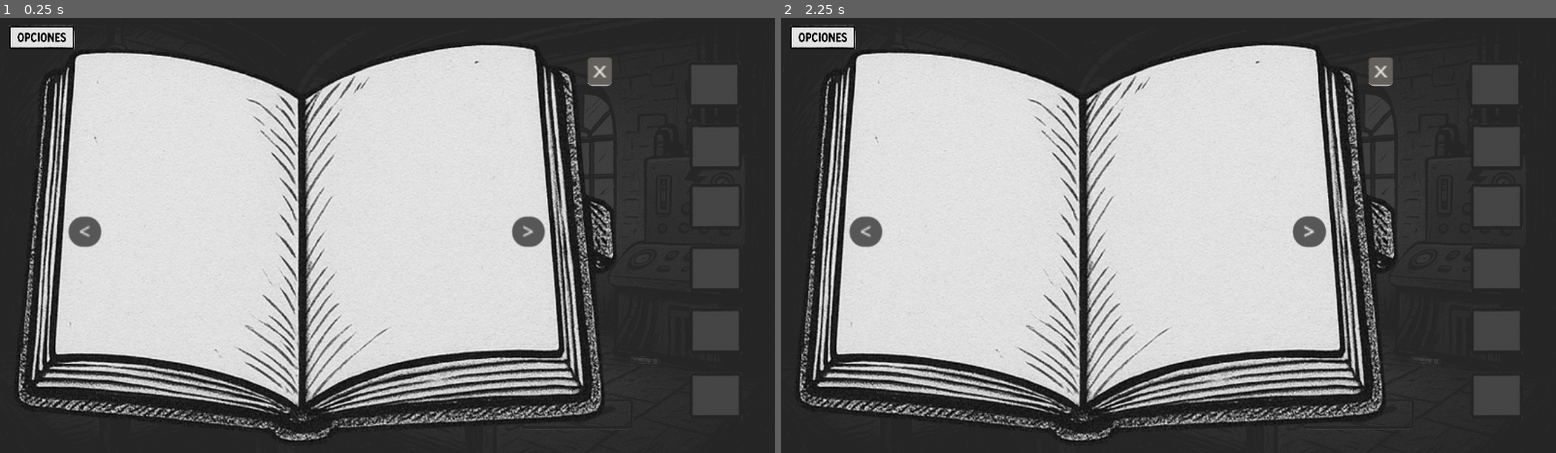
Above: before the commit, frames 1-2 (left to right).
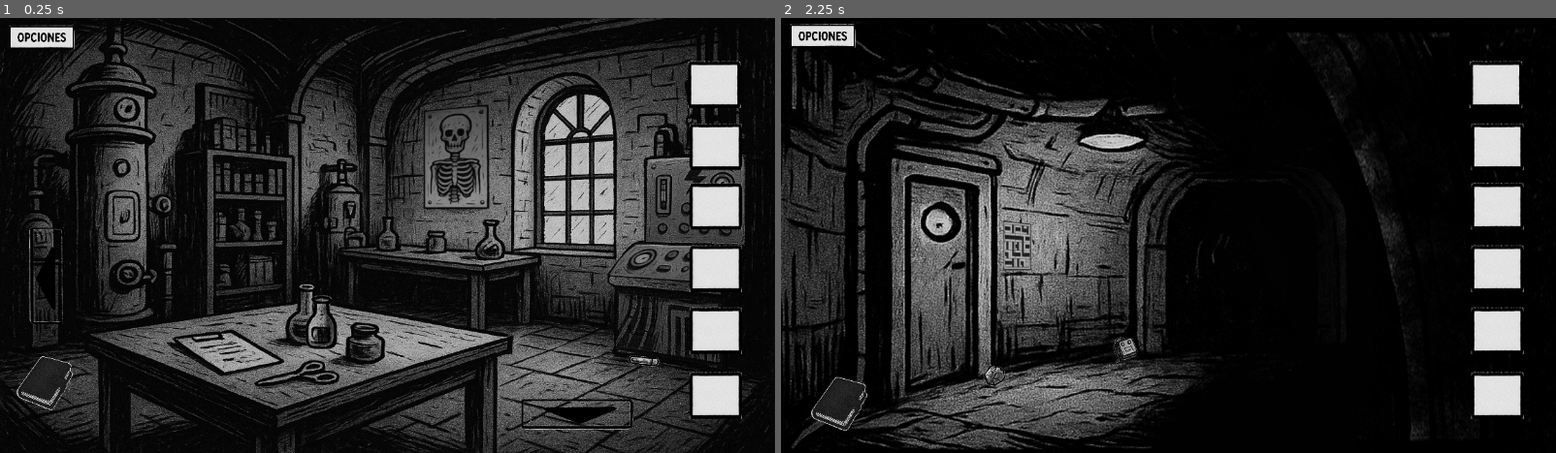
Above: after the commit, the same moments.

Repository: MicaelaEdith/godot-2d
Game: Godot game, scene res://Capitulo2.tscn
Same seed, same stepped clock (60 frames per second), same inputs: the game is played once before the commit and once after it. This scene is started directly instead of the project's main scene.
Inputs (mouse positions are in pixels of both pictures, inside the frame that each line leads up to):
- Up to frame 1 (0.25 s): no input
- Up to frame 2 (2.25 s): click (866, 235) at 0.5 s, where only the run before the commit has a clickable "<"; click (1308, 235) at 1.25 s, where only the run before the commit has a clickable ">"; click (1315, 405) at 2 s

The runs differ from the first frame. In frame 1, 82% of the frame differs, in the area x 0-100%, y 0-100%; in frame 2, 91%.

Commit message:
paso hojas libreta, script e imagenes

Diff:
--- a/Capitulo1.tscn
+++ b/Capitulo1.tscn
@@ -28,9 +28,12 @@
 [ext_resource type="Texture2D" uid="uid://3ss3yjm8dfkm" path="res://assets/fondos-escenas/menu opciones.png" id="25_judj0"]
 [ext_resource type="Script" uid="uid://bfw2ecnhxedp0" path="res://scripts/btn-libreta.gd" id="26_5txkl"]
 [ext_resource type="Script" uid="uid://4ju2g4sjm0ue" path="res://scripts/opciones.gd" id="26_ndkbp"]
+[ext_resource type="Texture2D" uid="uid://kb0ndoilqke7" path="res://assets/libreta-0.png" id="27_ogpdh"]
 [ext_resource type="Script" uid="uid://dwrqtt3rae8ng" path="res://scripts/btns.gd" id="27_sjqmj"]
+[ext_resource type="Texture2D" uid="uid://buh0rynj2ky88" path="res://assets/libreta-1.png" id="28_gwcpy"]
 [ext_resource type="Texture2D" uid="uid://cur4t0uemu2g6" path="res://assets/btnOpciones.png" id="28_md1dm"]
 [ext_resource type="Texture2D" uid="uid://bv3b75l06pcwr" path="res://assets/btnOpciones_ok.png" id="29_5txkl"]
+[ext_resource type="Texture2D" uid="uid://doikq1mausg6k" path="res://assets/libreta-2.png" id="29_mq2b3"]
 [ext_resource type="Texture2D" uid="uid://be2kn83qoxtrd" path="res://assets/btnOpciones_press.png" id="30_4fbd5"]
 
 [sub_resource type="StyleBoxEmpty" id="3"]
@@ -173,17 +176,17 @@
 texture = ExtResource("5")
 region_rect = Rect2(0, 0, 550, 470)
 
-[sub_resource type="StyleBoxEmpty" id="StyleBoxEmpty_usbpn"]
-
-[sub_resource type="StyleBoxEmpty" id="StyleBoxEmpty_0845a"]
+[sub_resource type="StyleBoxEmpty" id="StyleBoxEmpty_dqfho"]
+
+[sub_resource type="StyleBoxEmpty" id="StyleBoxEmpty_ufin0"]
+
+[sub_resource type="StyleBoxFlat" id="StyleBoxFlat_usbpn"]
+bg_color = Color(0.6, 0.6, 0.6, 0)
+
+[sub_resource type="StyleBoxFlat" id="StyleBoxFlat_0845a"]
+bg_color = Color(0.898039, 0.858824, 0.803922, 0)
 
 [sub_resource type="StyleBoxFlat" id="StyleBoxFlat_6j1yl"]
-bg_color = Color(0.6, 0.6, 0.6, 0)
-
-[sub_resource type="StyleBoxFlat" id="StyleBoxFlat_maio5"]
-bg_color = Color(0.898039, 0.858824, 0.803922, 0)
-
-[sub_resource type="StyleBoxFlat" id="StyleBoxFlat_2y37h"]
 bg_color = Color(0.388235, 0.376471, 0.356863, 1)
 border_width_bottom = 1
 corner_radius_top_left = 3
@@ -203,8 +206,24 @@
 corner_radius_bottom_left = 50
 corner_detail = 10
 
+[sub_resource type="StyleBoxFlat" id="StyleBoxFlat_2y37h"]
+bg_color = Color(0.341176, 0.341176, 0.341176, 1)
+corner_radius_top_left = 50
+corner_radius_top_right = 50
+corner_radius_bottom_right = 50
+corner_radius_bottom_left = 50
+corner_detail = 10
+
+[sub_resource type="StyleBoxFlat" id="StyleBoxFlat_stucp"]
+bg_color = Color(0.76662, 0.766619, 0.76662, 1)
+corner_radius_top_left = 50
+corner_radius_top_right = 50
+corner_radius_bottom_right = 50
+corner_radius_bottom_left = 50
+corner_detail = 10
+
 [sub_resource type="StyleBoxFlat" id="StyleBoxFlat_jkesk"]
-bg_color = Color(0.76662, 0.766619, 0.76662, 1)
+bg_color = Color(0.341176, 0.341176, 0.341176, 1)
 corner_radius_top_left = 50
 corner_radius_top_right = 50
 corner_radius_bottom_right = 50
@@ -908,19 +927,55 @@
 [node name="fondo-libreta" type="ColorRect" parent="."]
 visible = false
 offset_left = -38.0
-offset_top = -43.0
+offset_top = -45.0
 offset_right = 2.0
-offset_bottom = -3.0
+offset_bottom = -4.99997
 scale = Vector2(29.594, 16.8703)
 color = Color(0.168627, 0.168627, 0.168627, 0.858824)
 
 [node name="Libreta" type="TextureRect" parent="fondo-libreta"]
+layout_mode = 0
 offset_left = 1.0813
 offset_top = 2.45131
 offset_right = 701.081
 offset_bottom = 452.451
 scale = Vector2(0.0440265, 0.0822041)
 texture = ExtResource("18")
+script = ExtResource("26_5txkl")
+
+[node name="hoja1" type="TextureRect" parent="fondo-libreta/Libreta"]
+layout_mode = 0
+offset_right = 40.0
+offset_bottom = 40.0
+texture = ExtResource("27_ogpdh")
+
+[node name="hoja2" type="TextureRect" parent="fondo-libreta/Libreta"]
+visible = false
+layout_mode = 0
+offset_left = 16.1176
+offset_top = 20.6559
+offset_right = 56.1176
+offset_bottom = 60.6559
+scale = Vector2(16.2927, 9.82715)
+texture = ExtResource("28_gwcpy")
+expand_mode = 1
+
+[node name="hoja3" type="TextureRect" parent="fondo-libreta/Libreta"]
+visible = false
+layout_mode = 0
+offset_left = 16.1176
+offset_top = 20.6559
+offset_right = 56.1176
+offset_bottom = 60.6559
+scale = Vector2(16.2927, 9.82715)
+texture = ExtResource("29_mq2b3")
+expand_mode = 1
+
+[node name="hoja4" type="TextureRect" parent="fondo-libreta/Libreta"]
+layout_mode = 0
+offset_right = 700.0
+offset_bottom = 450.0
+texture = ExtResource("27_ogpdh")
 
 [node name="btn-salir" type="Button" parent="fondo-libreta/Libreta"]
 layout_mode = 0
@@ -929,32 +984,16 @@
 offset_right = 676.026
 offset_bottom = 48.5783
 scale = Vector2(1.52528, 1.02132)
-theme_override_styles/focus = SubResource("StyleBoxEmpty_usbpn")
-theme_override_styles/disabled = SubResource("StyleBoxEmpty_0845a")
-theme_override_styles/hover = SubResource("StyleBoxFlat_6j1yl")
-theme_override_styles/pressed = SubResource("StyleBoxFlat_maio5")
-theme_override_styles/normal = SubResource("StyleBoxFlat_2y37h")
+theme_override_styles/focus = SubResource("StyleBoxEmpty_dqfho")
+theme_override_styles/disabled = SubResource("StyleBoxEmpty_ufin0")
+theme_override_styles/hover = SubResource("StyleBoxFlat_usbpn")
+theme_override_styles/pressed = SubResource("StyleBoxFlat_0845a")
+theme_override_styles/normal = SubResource("StyleBoxFlat_6j1yl")
 text = "X"
 script = ExtResource("11")
 puzzle_node_path = NodePath("../..")
 
-[node name="btn-izquierda" type="Button" parent="fondo-libreta/Libreta"]
-layout_mode = 0
-offset_left = 66.7729
-offset_top = 196.599
-offset_right = 89.7729
-offset_bottom = 216.599
-scale = Vector2(1.62185, 1.61946)
-theme_override_font_sizes/font_size = 14
-theme_override_styles/focus = SubResource("StyleBoxFlat_stucp")
-theme_override_styles/hover_pressed_mirrored = SubResource("StyleBoxFlat_stucp")
-theme_override_styles/hover = SubResource("StyleBoxFlat_jkesk")
-theme_override_styles/pressed = SubResource("StyleBoxFlat_stucp")
-theme_override_styles/normal = SubResource("StyleBoxFlat_stucp")
-text = "  <  "
-script = ExtResource("26_5txkl")
-
-[node name="btn-derecha" type="Button" parent="fondo-libreta/Libreta"]
+[node name="btn_derecha" type="Button" parent="fondo-libreta/Libreta"]
 layout_mode = 0
 offset_left = 573.327
 offset_top = 196.599
@@ -962,13 +1001,29 @@
 offset_bottom = 216.599
 scale = Vector2(1.62185, 1.61946)
 theme_override_font_sizes/font_size = 14
-theme_override_styles/focus = SubResource("StyleBoxFlat_stucp")
-theme_override_styles/hover_pressed_mirrored = SubResource("StyleBoxFlat_stucp")
-theme_override_styles/hover = SubResource("StyleBoxFlat_jkesk")
-theme_override_styles/pressed = SubResource("StyleBoxFlat_stucp")
-theme_override_styles/normal = SubResource("StyleBoxFlat_stucp")
+theme_override_styles/focus = SubResource("StyleBoxFlat_maio5")
+theme_override_styles/disabled = SubResource("StyleBoxFlat_2y37h")
+theme_override_styles/hover_pressed_mirrored = SubResource("StyleBoxFlat_maio5")
+theme_override_styles/hover = SubResource("StyleBoxFlat_stucp")
+theme_override_styles/pressed = SubResource("StyleBoxFlat_maio5")
+theme_override_styles/normal = SubResource("StyleBoxFlat_maio5")
 text = "  >  "
-script = ExtResource("26_5txkl")
+
+[node name="btn_izquierda" type="Button" parent="fondo-libreta/Libreta"]
+layout_mode = 0
+offset_left = 66.0051
+offset_top = 196.599
+offset_right = 89.0051
+offset_bottom = 216.599
+scale = Vector2(1.62185, 1.61946)
+theme_override_font_sizes/font_size = 14
+theme_override_styles/focus = SubResource("StyleBoxFlat_maio5")
+theme_override_styles/disabled = SubResource("StyleBoxFlat_jkesk")
+theme_override_styles/hover_pressed_mirrored = SubResource("StyleBoxFlat_maio5")
+theme_override_styles/hover = SubResource("StyleBoxFlat_stucp")
+theme_override_styles/pressed = SubResource("StyleBoxFlat_maio5")
+theme_override_styles/normal = SubResource("StyleBoxFlat_maio5")
+text = "  <  "
 
 [node name="btn-opciones" type="Button" parent="."]
 offset_left = -6.0
--- a/Capitulo2.tscn
+++ b/Capitulo2.tscn
@@ -31,6 +31,7 @@
 [ext_resource type="Texture2D" uid="uid://3ss3yjm8dfkm" path="res://assets/fondos-escenas/menu opciones.png" id="23_x5348"]
 [ext_resource type="Script" uid="uid://4ju2g4sjm0ue" path="res://scripts/opciones.gd" id="24_y7ptj"]
 [ext_resource type="Script" uid="uid://bfw2ecnhxedp0" path="res://scripts/btn-libreta.gd" id="26_mvd64"]
+[ext_resource type="Texture2D" uid="uid://kb0ndoilqke7" path="res://assets/libreta-0.png" id="27_8a1qp"]
 [ext_resource type="Texture2D" uid="uid://buh0rynj2ky88" path="res://assets/libreta-1.png" id="27_e0s3v"]
 [ext_resource type="Texture2D" uid="uid://doikq1mausg6k" path="res://assets/libreta-2.png" id="27_h00ou"]
 
@@ -174,8 +175,24 @@
 corner_radius_bottom_left = 50
 corner_detail = 10
 
+[sub_resource type="StyleBoxFlat" id="StyleBoxFlat_8a1qp"]
+bg_color = Color(0.341176, 0.341176, 0.341176, 1)
+corner_radius_top_left = 50
+corner_radius_top_right = 50
+corner_radius_bottom_right = 50
+corner_radius_bottom_left = 50
+corner_detail = 10
+
 [sub_resource type="StyleBoxFlat" id="StyleBoxFlat_mvd64"]
 bg_color = Color(0.76662, 0.766619, 0.76662, 1)
+corner_radius_top_left = 50
+corner_radius_top_right = 50
+corner_radius_bottom_right = 50
+corner_radius_bottom_left = 50
+corner_detail = 10
+
+[sub_resource type="StyleBoxFlat" id="StyleBoxFlat_fb6pi"]
+bg_color = Color(0.341176, 0.341176, 0.341176, 1)
 corner_radius_top_left = 50
 corner_radius_top_right = 50
 corner_radius_bottom_right = 50
@@ -717,6 +734,7 @@
 puzzle_node_path = NodePath("../fondo-libreta")
 
 [node name="fondo-libreta" type="ColorRect" parent="."]
+visible = false
 offset_left = -15.0
 offset_top = -11.0
 offset_right = 25.0
@@ -725,14 +743,22 @@
 color = Color(0.168627, 0.168627, 0.168627, 0.858824)
 
 [node name="Libreta" type="TextureRect" parent="fondo-libreta"]
+layout_mode = 0
 offset_left = 1.0813
 offset_top = 2.45131
 offset_right = 701.081
 offset_bottom = 452.451
 scale = Vector2(0.0440265, 0.0822041)
 texture = ExtResource("9_jc18c")
+script = ExtResource("26_mvd64")
 
 [node name="hoja1" type="TextureRect" parent="fondo-libreta/Libreta"]
+layout_mode = 0
+offset_right = 40.0
+offset_bottom = 40.0
+texture = ExtResource("27_8a1qp")
+
+[node name="hoja2" type="TextureRect" parent="fondo-libreta/Libreta"]
 visible = false
 layout_mode = 0
 offset_left = 16.1176
@@ -743,7 +769,7 @@
 texture = ExtResource("27_e0s3v")
 expand_mode = 1
 
-[node name="hoja2" type="TextureRect" parent="fondo-libreta/Libreta"]
+[node name="hoja3" type="TextureRect" parent="fondo-libreta/Libreta"]
 visible = false
 layout_mode = 0
 offset_left = 16.1176
@@ -753,6 +779,12 @@
 scale = Vector2(16.2927, 9.82715)
 texture = ExtResource("27_h00ou")
 expand_mode = 1
+
+[node name="hoja4" type="TextureRect" parent="fondo-libreta/Libreta"]
+layout_mode = 0
+offset_right = 700.0
+offset_bottom = 450.0
+texture = ExtResource("27_8a1qp")
 
 [node name="btn-salir" type="Button" parent="fondo-libreta/Libreta"]
 layout_mode = 0
@@ -770,23 +802,7 @@
 script = ExtResource("10_lk1rc")
 puzzle_node_path = NodePath("../..")
 
-[node name="btn-izquierda" type="Button" parent="fondo-libreta/Libreta"]
-layout_mode = 0
-offset_left = 66.7729
-offset_top = 196.599
-offset_right = 89.7729
-offset_bottom = 216.599
-scale = Vector2(1.62185, 1.61946)
-theme_override_font_sizes/font_size = 14
-theme_override_styles/focus = SubResource("StyleBoxFlat_njswf")
-theme_override_styles/hover_pressed_mirrored = SubResource("StyleBoxFlat_njswf")
-theme_override_styles/hover = SubResource("StyleBoxFlat_mvd64")
-theme_override_styles/pressed = SubResource("StyleBoxFlat_njswf")
-theme_override_styles/normal = SubResource("StyleBoxFlat_njswf")
-text = "  <  "
-script = ExtResource("26_mvd64")
-
-[node name="btn-derecha" type="Button" parent="fondo-libreta/Libreta"]
+[node name="btn_derecha" type="Button" parent="fondo-libreta/Libreta"]
 layout_mode = 0
 offset_left = 573.327
 offset_top = 196.599
@@ -795,12 +811,28 @@
 scale = Vector2(1.62185, 1.61946)
 theme_override_font_sizes/font_size = 14
 theme_override_styles/focus = SubResource("StyleBoxFlat_njswf")
+theme_override_styles/disabled = SubResource("StyleBoxFlat_8a1qp")
 theme_override_styles/hover_pressed_mirrored = SubResource("StyleBoxFlat_njswf")
 theme_override_styles/hover = SubResource("StyleBoxFlat_mvd64")
 theme_override_styles/pressed = SubResource("StyleBoxFlat_njswf")
 theme_override_styles/normal = SubResource("StyleBoxFlat_njswf")
 text = "  >  "
-script = ExtResource("26_mvd64")
+
+[node name="btn_izquierda" type="Button" parent="fondo-libreta/Libreta"]
+layout_mode = 0
+offset_left = 66.0051
+offset_top = 196.599
+offset_right = 89.0051
+offset_bottom = 216.599
+scale = Vector2(1.62185, 1.61946)
+theme_override_font_sizes/font_size = 14
+theme_override_styles/focus = SubResource("StyleBoxFlat_njswf")
+theme_override_styles/disabled = SubResource("StyleBoxFlat_fb6pi")
+theme_override_styles/hover_pressed_mirrored = SubResource("StyleBoxFlat_njswf")
+theme_override_styles/hover = SubResource("StyleBoxFlat_mvd64")
+theme_override_styles/pressed = SubResource("StyleBoxFlat_njswf")
+theme_override_styles/normal = SubResource("StyleBoxFlat_njswf")
+text = "  <  "
 
 [node name="btn-opciones" type="Button" parent="."]
 offset_left = 14.0
--- a/scripts/btn-libreta.gd
+++ b/scripts/btn-libreta.gd
@@ -1,10 +1,51 @@
-extends Node
+extends TextureRect
+
+var hojas: Array = []
+var indice_actual: int = 0
+
+@onready var hoja1 = $hoja1
+@onready var hoja2 = $hoja2
+@onready var hoja3 = $hoja3
+@onready var hoja4 = $hoja4
+
+@onready var btn_izquierda = $btn_izquierda
+@onready var btn_derecha = $btn_derecha
+
 func _ready():
-	connect("pressed", Callable(self, "_on_pressed"))
+	hojas = []
+	hojas.append(hoja1)
+	hojas.append(hoja2)
+	hojas.append(hoja3)
+	hojas.append(hoja4)
 
-func _on_pressed():
-	SoundManager.reproducir_efecto(4)
-	if self.text == "  >  ":
-		print("pagina_derecha")
-	else:
-		print("pagina_izquierda")
+	if btn_izquierda:
+		btn_izquierda.connect("pressed", Callable(self, "_on_pagina_izquierda"))
+	if btn_derecha:
+		btn_derecha.connect("pressed", Callable(self, "_on_pagina_derecha"))
+
+	indice_actual = 0
+	_actualizar_hojas()
+
+
+func _on_pagina_derecha():
+	if indice_actual < hojas.size() - 1:
+		indice_actual += 1
+		_actualizar_hojas()
+		SoundManager.reproducir_efecto(4)
+
+
+func _on_pagina_izquierda():
+	if indice_actual > 0:
+		indice_actual -= 1
+		_actualizar_hojas()
+		SoundManager.reproducir_efecto(4)
+
+
+func _actualizar_hojas():
+	for i in range(hojas.size()):
+		hojas[i].visible = (i == indice_actual)
+
+	if btn_izquierda:
+		btn_izquierda.disabled = (indice_actual == 0)
+	if btn_derecha:
+		btn_derecha.disabled = (indice_actual == hojas.size() - 1)
Not shown: 2 places in Capitulo1.tscn that only renumber resources
Not shown: 1 places in Capitulo2.tscn that only renumber resources
Binary file added: assets/libreta-0.png
Not shown, added: assets/libreta-0.png.import
